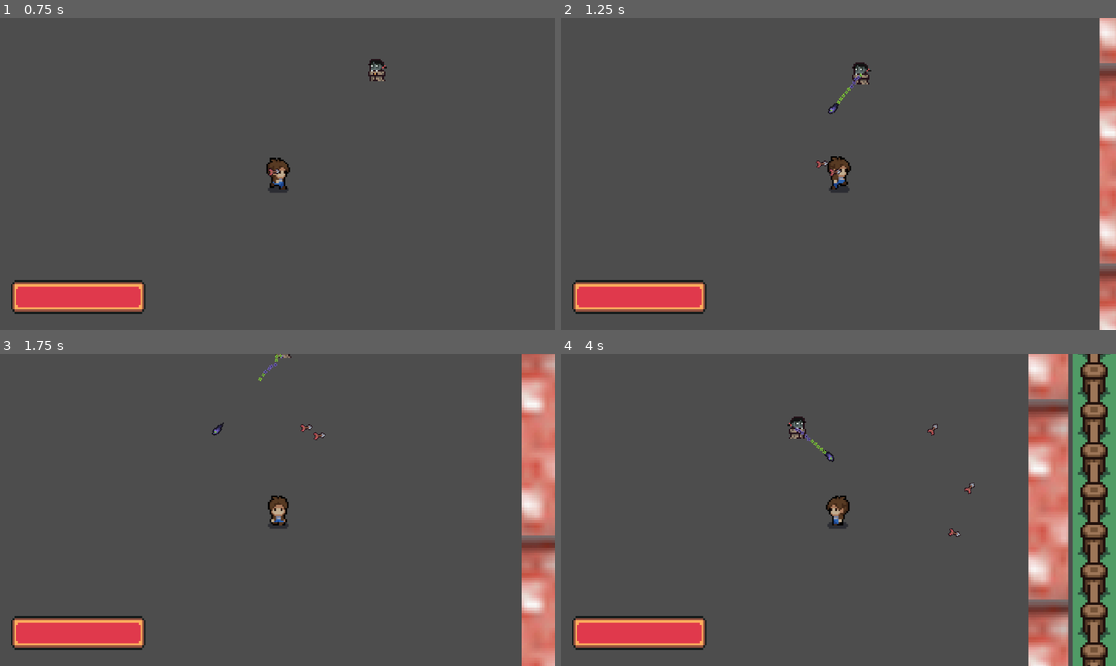
Above: before the commit, frames 1-4 (two rows, left to right).
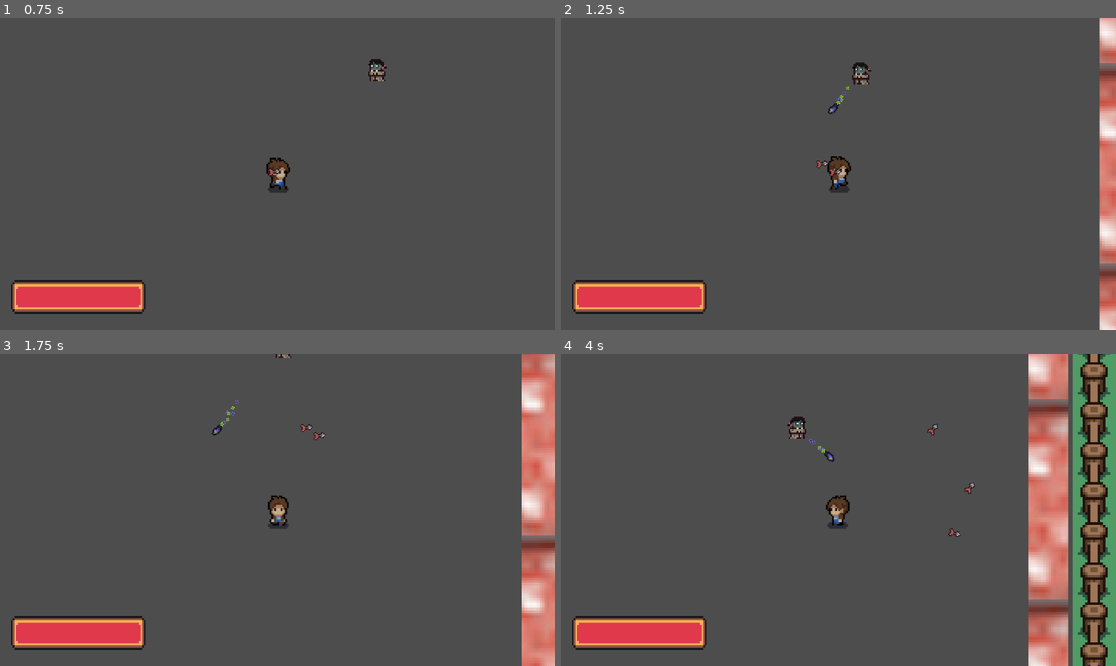
Above: after the commit, the same moments.

Repository: aidan-wolfson/WizardShooterProject
Game: Godot game, scene res://world/world.tscn
Two runs of this game, one before a commit and one after it. Both use one fixed random seed, a clock stepped at 60 frames per second and the inputs below.
Inputs (mouse positions are in pixels of both pictures, inside the frame that each line leads up to):
- Up to frame 1 (0.75 s): move the mouse to (399, 158) at 0.52 s; press the mouse at (399, 158) at 0.53 s; hold D (move_right) from 0.53 s (still down)
- Up to frame 2 (1.25 s): keep holding D (move_right)
- Up to frame 3 (1.75 s): move the mouse to (166, 525) at 1.27 s; release D (move_right) at 1.28 s; release the mouse at (166, 525) at 1.28 s; hold S (move_down) from 1.28 s (still down); click (166, 525) at 1.35 s
- Up to frame 4 (4 s): move the mouse to (894, 441) at 2.02 s; release S (move_down) at 2.03 s; press the mouse at (894, 441) at 2.03 s; hold D (move_right) 2.03-2.78 s; move the mouse to (810, 572) at 2.77 s; release the mouse at (810, 572) at 2.78 s; hold W (move_up) 2.78-3.53 s; click (810, 572) at 2.85 s; move the mouse to (1005, 556) at 3.52 s; press the mouse at (1005, 556) at 3.53 s; hold A (move_left) from 3.53 s (still down)

Frame 1 is identical in both runs. In frame 2, less than 0.1% of the frame differs, in the area x 49-55%, y 17-28%; in frame 3, 0.1%, in the area x 39-52%, y 0-24%; in frame 4, less than 0.1%.

Commit message:
Updated projectile trail
Made the particle trail follow the projectile - may revert back idk

Diff:
--- a/projectiles/witch_projectile.tscn
+++ b/projectiles/witch_projectile.tscn
@@ -19,7 +19,7 @@
 particle_flag_disable_z = true
 spread = 180.0
 flatness = 0.3
-gravity = Vector3(0, 98, 0)
+gravity = Vector3(-98, 0, 0)
 initial_velocity_max = 15.54
 orbit_velocity_min = 0.0
 orbit_velocity_max = 0.0
@@ -50,13 +50,15 @@
 
 [node name="GPUParticles2D" type="GPUParticles2D" parent="."]
 material = SubResource("CanvasItemMaterial_utb50")
+position = Vector2(-21, 0)
 emitting = false
 amount = 10
 process_material = SubResource("ParticleProcessMaterial_iv8mo")
 texture = ExtResource("3_3kff6")
-one_shot = true
-explosiveness = 0.65
+lifetime = 1.5
+preprocess = 0.75
 randomness = 0.5
+local_coords = true
 
 [connection signal="area_entered" from="." to="." method="_on_area_entered" flags=18]
 [connection signal="body_entered" from="." to="." method="_on_body_entered" flags=18]
